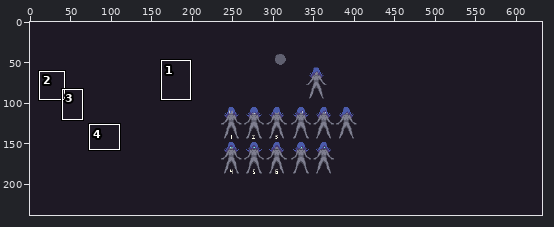
Pixel-art file -- Boss2 WIP.aseprite. Above: a wide view before the commit, with the close-up outlined.
Close-up. As it was:
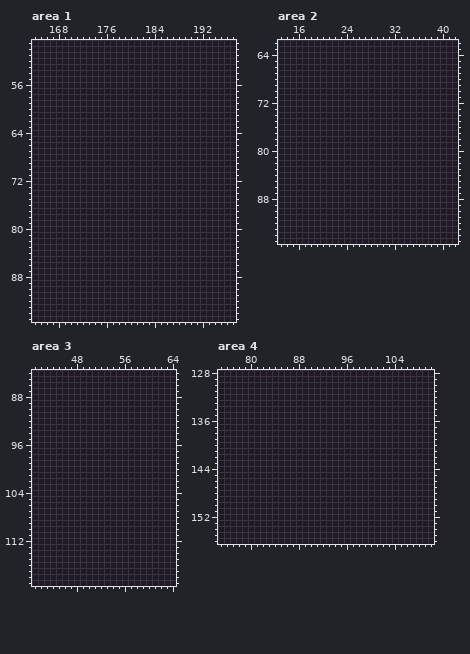
632x238 pixels, 1 frame. Colours within 5 levels of each other are drawn and written as one. Shown: area 1: x 164..197, y 49..95; area 2: x 13..42, y 62..95; area 3: x 41..64, y 84..119; area 4: x 75..110, y 128..156. The commit also changed other parts of the picture, which this record leaves out.
The result:
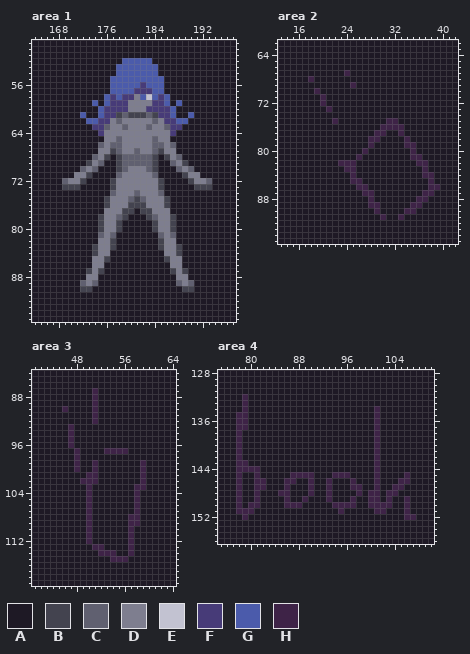
Palette (. is transparent): A #1e1925  B #43434f  C #606070  D #7e7e8f  E #c2c2d1  F #473b78  G #4b5bab  H #3e2347
Diff:
layer "Layer 3" now hidden
Changed rows in their new state; - is an unchanged pixel.
Area 1, layer "Layer 2":
first column x 169:
52 ----------GGGGG----------
53 ---------GGGGGGG---------
54 ---------GGGGGGG---------
55 --------GGGGGGGGG--------
56 --------GGGGGFGGG--------
57 --------GGGGFFFGG--------
58 -------GFGFFDGEGFG-------
59 -----G-GFFFDDDDFFG-G-----
60 ------GFFFFDDDFFFFG------
61 ---G--GFFBCBBBCBFFG--G---
62 ----GGFFDCDDDDDCDFFGG----
63 -----FFCDDCDDDCDDCFF-----
64 ------FDDDDDDDDDDDF------
65 -------DDCDDDDDCDD-------
66 ------CDCCDDDDDCCDC------
67 ------DDBCDDCDDCBDD------
68 -----CDB-BCCCCCB-BDC-----
69 ----BDC--BCCCCCB--CDB----
70 ---CDC---BCDDDCB---CDC---
71 --DDB----CDDDDDC----BDD--
72 CDDB----BDDDDDDDB----BDDC
73 BBB-----BDDDDDDDB-----BBB
74 --------CDDDCDDDC--------
75 -------BDDDCBCDDDB-------
76 -------BDDDBBBDDDB-------
77 -------DDDBB-BBDDD-------
78 ------BDDCB---BCDDB------
79 ------BDDB-----BDDB------
80 ------BDDB-----BDDB------
81 ------CDC-------CDC------
82 ------DDB-------BDD------
83 -----BDDB-------BDDB-----
84 -----BDD---------DDB-----
85 -----DDB---------BDD-----
86 -----DD-----------DD-----
87 ----BDB-----------BDB----
88 ----DD-------------DD----
89 ---CDC-------------CDC---
90 ---BB---------------BB---
Area 2:
first column x 18:
67 ------H---------------
68 H---------------------
69 -------H--------------
70 -H--------------------
71 --H-------------------
72 --H-------------------
73 ---H------------------
75 ----H--------HH-------
76 ------------HHHH------
77 -----------HH--H------
78 ----------HH----H-----
79 ----------H-----HH----
80 ---------H-------H----
81 --------H--------HH---
82 -----HHH----------HH--
83 ------HH-----------H--
84 -------H-----------HH-
85 -------HH-----------H-
86 --------HH----------HH
87 ---------HH--------HH-
88 ----------H-------HH--
89 ----------HH-----HH---
90 -----------H----HH----
91 ------------H--H------
Area 3:
first column x 46:
 87 -----H--------
 88 -----H--------
 89 -----H--------
 90 H----H--------
 91 -----H--------
 92 -----H--------
 93 -H------------
 94 -H------------
 95 -H------------
 96 -H------------
 97 --H----HHHH---
 98 --H-----------
 99 --H--H-------H
100 --H--H-------H
101 ----HH-------H
102 ---HHH-------H
103 ----H-------HH
104 ----H-------H-
105 ----H-------H-
106 ----H-------H-
107 ----H-------H-
108 ----H------HH-
109 ----H------HH-
110 ----H------H--
111 ----H------H--
112 ----H------H--
113 -----HH----H--
114 ------HHH--H--
115 --------HHH---
Area 4:
first column x 78:
132 -H----------------------------
133 -H----------------------------
134 -H---------------------H------
135 HH---------------------H------
136 HH---------------------H------
137 HH---------------------H------
138 H----------------------H------
139 H----------------------H------
140 H----------------------H------
141 H----------------------H------
142 H----------------------H------
143 HH---------------------H------
144 HHHH-------------------H------
145 H--H-----HHHH---HHH----H----H-
146 H--HH---HH--H--H---H---H---HH-
147 H--HH---H---H--H---HH--H--HH--
148 H--H---HH---H--H----H-HH-HH---
149 H--H----H--H---H---H--HH-H--H-
150 H-HH----HHH-----HHHH--HHHH--H-
151 HHH--------------H-----HH---H-
152 -H--------------------------HH
